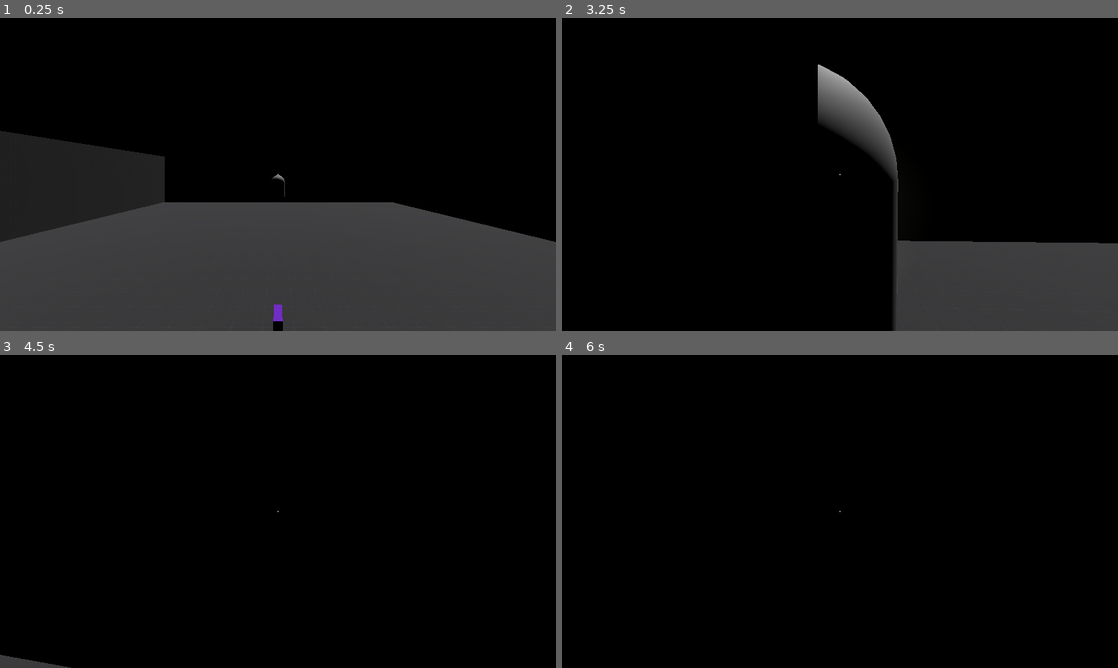
Above: before the commit, frames 1-4 (two rows, left to right).
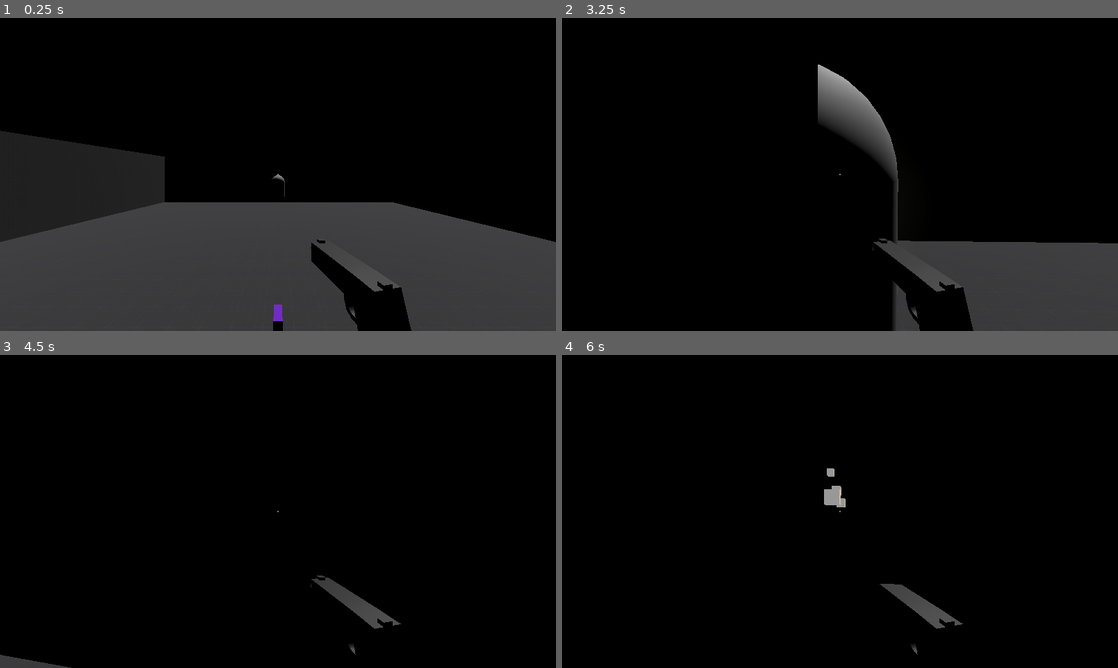
Above: after the commit, the same moments.

Repository: DrOtter3000/EscapeTheDingoDen
Game: Godot game, scene res://Levels/basic_level.tscn
Same seed, same stepped clock (60 frames per second), same inputs: the game is played once before the commit and once after it.
Inputs (mouse positions are in pixels of both pictures, inside the frame that each line leads up to):
- Up to frame 1 (0.25 s): no input
- Up to frame 2 (3.25 s): tap Enter (ui_accept) at 0.5 s; move the mouse to (867, 174) at 0.52 s; hold W (forward) from 0.53 s (still down); click (867, 174) at 0.6 s; tap Space (jump) at 0.77, 1.52, 3.02 s; move the mouse to (812, 174) at 1.27 s; click (812, 174) at 1.35 s; move the mouse to (851, 168) at 2.02 s; tap F (flashlight) at 2.1 s; click (851, 168) at 2.3 s; move the mouse to (834, 180) at 2.77 s; click (834, 180) at 2.85 s
- Up to frame 3 (4.5 s): keep holding W (forward); move the mouse to (316, 514) at 3.52 s; click (316, 514) at 3.6 s; tap Space (jump) at 3.77 s; move the mouse to (233, 508) at 4.27 s; tap F (flashlight) at 4.35 s
- Up to frame 4 (6 s): tap Space (jump) at 4.52 s; click (795, 508) at 4.55 s; tap Enter (ui_accept) at 5, 5.75 s; move the mouse to (845, 511) at 5.02 s; click (845, 511) at 5.1 s; move the mouse to (817, 505) at 5.77 s; release W (forward) at 5.78 s; hold D (right) from 5.78 s (still down); click (817, 505) at 5.85 s

The runs differ from the first frame. In frame 1, 2.0% of the frame differs, in the area x 55-74%, y 70-100%; in frame 2, 1.9%; in frame 3, 0.7%; in frame 4, 0.9%.

Commit message:
add sparks

Diff:
--- a/Player/player.gd
+++ b/Player/player.gd
@@ -9,7 +9,9 @@
 
 @onready var flashlight: SpotLight3D = $CameraPivot/Camera3D/Flashlight
 @onready var target_ray_cast: RayCast3D = $CameraPivot/Camera3D/TargetRayCast
+@onready var target = target_ray_cast.get_collider()
 
+@export var sparks: PackedScene
 @export var max_hitpoints : int = 100
 @export var damage := 10
 
@@ -34,7 +36,7 @@
 			flashlight.light_energy = 1.0
 
 	if Input.is_action_just_pressed("fire"):
-		var target = target_ray_cast.get_collider()
+		target = target_ray_cast.get_collider()
 		shoot(target)
 
 func _physics_process(delta: float) -> void:
@@ -77,5 +79,14 @@
 
 
 func shoot(body) -> void:
+	spawn_sparks()
 	if body.is_in_group("Enemies"):
 		body.take_damage(damage)
+
+
+func spawn_sparks() -> void:
+	var new_sparks = sparks.instantiate()
+	add_child(new_sparks)
+	new_sparks.global_position = target_ray_cast.get_collision_point()
+	print(new_sparks.global_position)
+	new_sparks.emitting = true
--- a/Player/player.tscn
+++ b/Player/player.tscn
@@ -1,12 +1,15 @@
-[gd_scene load_steps=4 format=3 uid="uid://cley0ul24idnj"]
+[gd_scene load_steps=6 format=3 uid="uid://cley0ul24idnj"]
 
 [ext_resource type="Script" path="res://Player/player.gd" id="1_nqqyq"]
 [ext_resource type="Script" path="res://Player/Crosshair.gd" id="2_lblxf"]
+[ext_resource type="PackedScene" uid="uid://dtfl8a6lt4241" path="res://Weapons/Pistol.glb" id="2_v6f8t"]
+[ext_resource type="PackedScene" uid="uid://dbntjyelw6rk3" path="res://Weapons/sparks.tscn" id="2_w1884"]
 
 [sub_resource type="CapsuleShape3D" id="CapsuleShape3D_voo7q"]
 
 [node name="Player" type="CharacterBody3D" groups=["Player"]]
 script = ExtResource("1_nqqyq")
+sparks = ExtResource("2_w1884")
 
 [node name="CollisionShape3D" type="CollisionShape3D" parent="."]
 shape = SubResource("CapsuleShape3D_voo7q")
@@ -26,6 +29,15 @@
 [node name="TargetRayCast" type="RayCast3D" parent="CameraPivot/Camera3D"]
 target_position = Vector3(0, 0, -100)
 
+[node name="Pistol" parent="CameraPivot/Camera3D" instance=ExtResource("2_v6f8t")]
+transform = Transform3D(-0.258819, 0, 0.965926, 0, 1, 0, -0.965926, 0, -0.258819, 0.143825, -0.203185, -0.423892)
+
+[node name="Cube" parent="CameraPivot/Camera3D/Pistol" index="0"]
+layers = 2
+
+[node name="Cylinder" parent="CameraPivot/Camera3D/Pistol" index="1"]
+layers = 2
+
 [node name="CenterContainer" type="CenterContainer" parent="."]
 anchors_preset = 15
 anchor_right = 1.0
@@ -36,3 +48,5 @@
 [node name="Crosshair" type="TextureRect" parent="CenterContainer"]
 layout_mode = 2
 script = ExtResource("2_lblxf")
+
+[editable path="CameraPivot/Camera3D/Pistol"]
--- /dev/null
+++ b/Weapons/sparks.tscn
@@ -0,0 +1,37 @@
+[gd_scene load_steps=6 format=3 uid="uid://dbntjyelw6rk3"]
+
+[sub_resource type="Curve" id="Curve_m7af0"]
+_data = [Vector2(0, 1), 0.0, 0.0, 0, 0, Vector2(0.572464, 0.131868), -0.991547, -0.991547, 0, 0, Vector2(0.985507, 0), 0.0, 0.0, 0, 0]
+point_count = 3
+
+[sub_resource type="CurveTexture" id="CurveTexture_u04x3"]
+curve = SubResource("Curve_m7af0")
+
+[sub_resource type="ParticleProcessMaterial" id="ParticleProcessMaterial_5pype"]
+emission_shape_scale = Vector3(0, 1, 1)
+direction = Vector3(1, 1, 1)
+initial_velocity_min = 1.0
+initial_velocity_max = 1.0
+gravity = Vector3(0, 0, 0)
+linear_accel_min = 1.0
+linear_accel_max = 2.0
+scale_min = 0.1
+scale_curve = SubResource("CurveTexture_u04x3")
+
+[sub_resource type="StandardMaterial3D" id="StandardMaterial3D_sxdnr"]
+albedo_color = Color(1, 0.8, 0.443137, 1)
+emission_enabled = true
+emission = Color(0.596078, 0.596078, 0.596078, 1)
+
+[sub_resource type="BoxMesh" id="BoxMesh_52ww8"]
+material = SubResource("StandardMaterial3D_sxdnr")
+size = Vector3(0.05, 0.05, 0.05)
+
+[node name="Sparks" type="GPUParticles3D"]
+top_level = true
+cast_shadow = 0
+emitting = false
+lifetime = 0.25
+one_shot = true
+process_material = SubResource("ParticleProcessMaterial_5pype")
+draw_pass_1 = SubResource("BoxMesh_52ww8")
